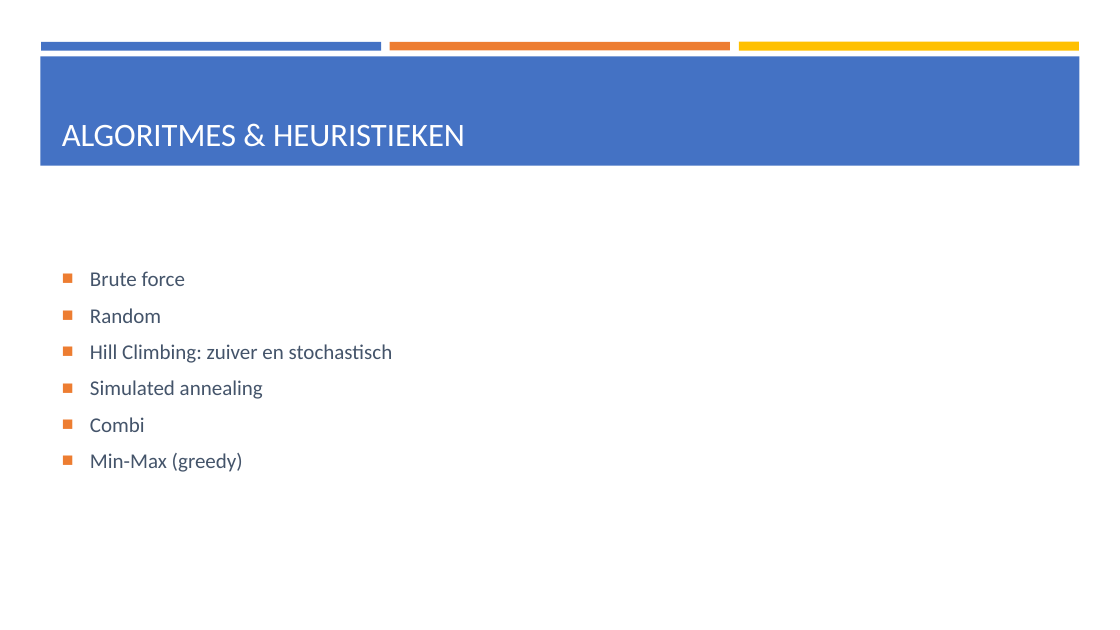
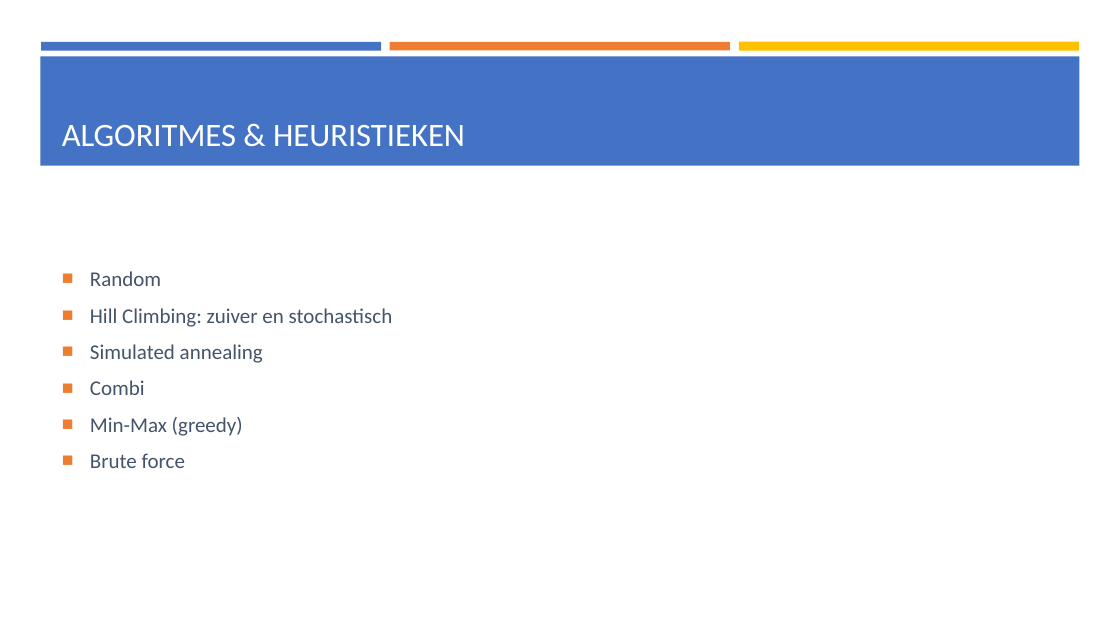
Before and after one commit to rmleushuis/Heurestieken, a slide deck: slide 10 of others/Presentatie 2, 18-5-2018.pptx. Drawn at 1120x630 pixels with LibreOffice and Linux fonts; fonts in the diff are those of the drawing. Boxes give left, top, right and bottom in pixels: in the first picture for what was removed or moved away, otherwise in the second. Text is boxed around its words. In the diff, an @@ line names an element or a change of style, - is before the commit and + after.

```diff
--- a/others/Presentatie 2, 18-5-2018.pptx
+++ b/others/Presentatie 2, 18-5-2018.pptx
@@ text at (90, 271, 185, 286): paragraph removed @@
-■ Brute force
@@ text at (90, 453, 185, 468): paragraph added @@
+■ Brute force
```
Also in this commit, not shown: 5 other slides changed, 5 slides added, 4 slides removed.
